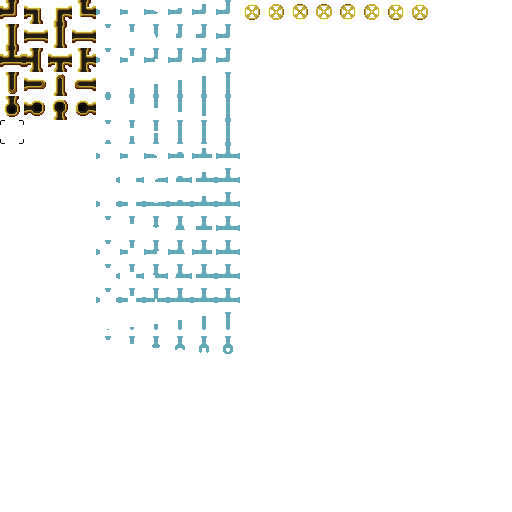
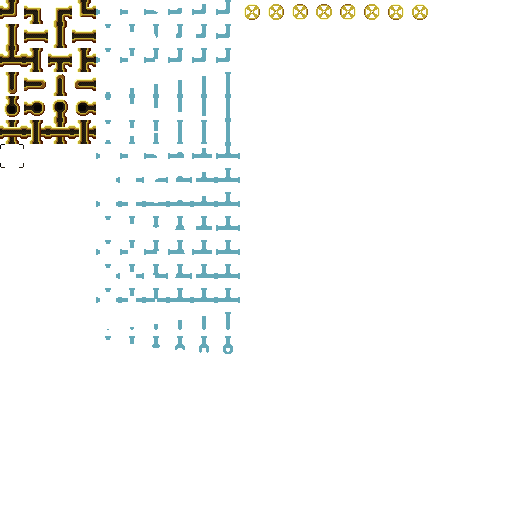
Layers edited between the first and the second 512px x 512px image:
painted on "misc" over [0, 120, 24, 168]
painted on "Pipes" over [0, 120, 96, 144]
